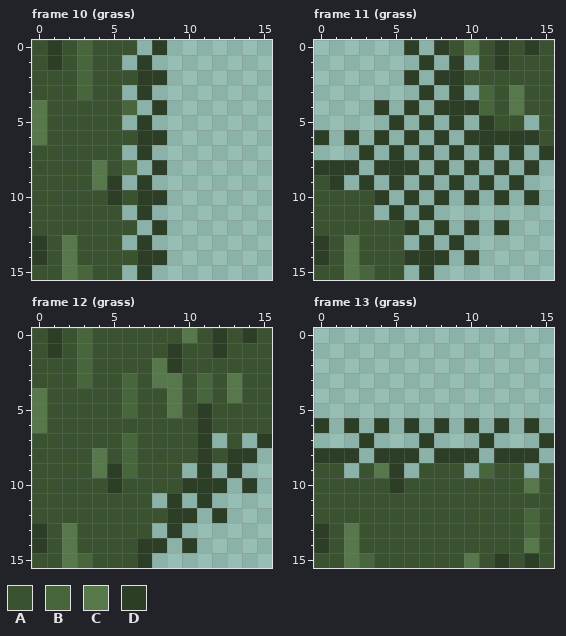
Two versions of one pixel-art file, assets/tiles/terrain.aseprite. This is how it looked before the edit.
16x16 pixels, 80 frames. Colours within 5 levels of each other are drawn and written as one. Shown: frame 10 (grass), frame 11 (grass), frame 12 (grass), frame 13 (grass). The commit also changed other frames, which this record leaves out.
Palette (. is transparent): A #3a5230  B #48663c  C #56784a  D #2c3e26
Pixels before, frame 10 (grass), first column x 0:
 0 ADABAAA.D
 1 ADABAA.D.
 2 AAABAAADD
 3 AAABAA.D.
 4 CAAAAAB.D
 5 CAAAAA.D.
 6 CAAAAAADD
 7 AAAAAA.D.
 8 AAAACAB.D
 9 AAAACD.D.
10 AAAAADADD
11 AAAAAA.D.
12 AAAAAAA.D
13 DACAAA.D.
14 DACAAAADD
15 AACBAA.D.
Pixels before, frame 11 (grass), first column x 0:
 0 ......D.DACADADA
 1 .......D.D.ADAAA
 2 ......D.DDAAAAAA
 3 .......D.D.BACAA
 4 ....D.D.DDDBACAA
 5 .....D.D.D.DAA.A
 6 D.D.D.D.D.DDDDDA
 7 ...D.D.D.D.D.D.D
 8 DDD.DDD.D.D.D.D.
 9 AD.D.D.D.D.D.D..
10 AAAAD.D.D.D.D.D.
11 AAAA.D.D........
12 AAAAAAD.D.D.D...
13 DACAAA.D.D......
14 DACAAADDD.D.....
15 AACBAA.D........
Pixels before, frame 12 (grass), first column x 0:
 0 ADABAAAAAACADADA
 1 ADABAAAAADAADAAA
 2 AAABAAAACDAAAAAA
 3 AAABAABACCABACAA
 4 CAAAAABAACABACAA
 5 CAAAAABAACADAAAA
 6 CAAAAAAAAAADAAAA
 7 AAAAAABAAAAD.A.D
 8 AAAACABAAAADADD.
 9 AAAACDBAAA.D.D..
10 AAAAADAAAADDD.D.
11 AAAAAAAA.D.D....
12 AAAAAAAAADD.D...
13 DACAAAAA.D......
14 DACAAAADD.D.....
15 AACBAAAD........
Pixels before, frame 13 (grass), first column x 0:
 6 D.D.D.D.D.D.D.D.
 7 ...D...D...D...D
 8 DDD.DDD.DDD.DDD.
 9 AA.ACD.AAA.BAA.A
10 AAAAADAAAAAAAACA
11 AAAAAAAAAAAAAAAA
12 AAAAAAAAAAAAAABA
13 DACAAAAAAAAAAABA
14 DACAAAAAAAAAAACA
15 AACBAAAAAACADADA
Now the later version:
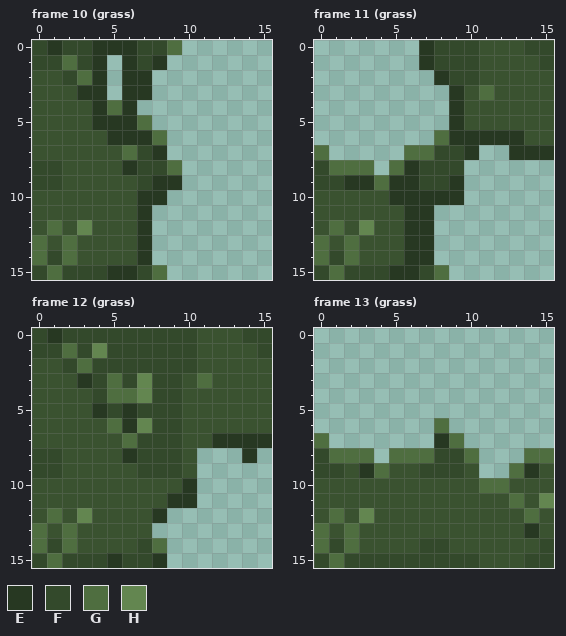
Colours new in this view: E #273822  F #33492b  G #4f6e40  H #638650
From old to new:
Changed rows in their new state; - is an unchanged pixel.
Frame 10 (grass):
first column x 0:
 0 FEFFEEEFFG
 1 FFGFE.EFE-
 2 --FGE.EE.-
 3 ---EE.EE--
 4 A---EGE-.-
 5 A---EEEG--
 6 A----EEEG-
 7 ------GFE-
 8 FF--A-EFFG
 9 FF--AAAFEE
10 -----A-EE-
11 ------AE--
12 -G-H---E.-
13 G-G---AE--
14 GFG----E.-
15 FGFFFEEFG-
Frame 11 (grass):
first column x 0:
 0 ------.EFFF-A-FF
 1 -------EFFF-A--F
 2 ------.-EFF-----
 3 -------.-EAG-A--
 4 ----.-.-.EAA-A--
 5 -----.-.-EAA--A-
 6 .-.-.-.-GEEEEEA-
 7 G--.-.GGFFE.-EEE
 8 FGGG.GEFFF.-.-.-
 9 FFEEGEEFFE-.-.--
10 ----AEEEEE.-.-.-
11 ----AAEE--------
12 -G-H--EE.-.-.---
13 G-G---EE-.------
14 GFG---EE.-.-----
15 FGFFFEEFG-------
Frame 12 (grass):
first column x 0:
 0 FEFFFFFFFFF-A-FF
 1 FFGFHFFFFFF-A--F
 2 --FGFFFFFFF-----
 3 ---EFGFHFF-G-A--
 4 A---FGGHFF-A-A--
 5 A---EFEFFF-A----
 6 A----GEHFF-A----
 7 ------GFFF-AEEEE
 8 FF--A-EFFF-...E-
 9 FF--AAAFFFA.-.--
10 -----A----E..-.-
11 --------AEE.----
12 -G-H----E..-.---
13 G-G------.------
14 GFG----FG-.-----
15 FGFFFEFFE-------
Frame 13 (grass):
first column x 0:
 6 .-.-.-.-G-.-.-.-
 7 G--.---.EG-.---.
 8 FGGG.GGGFFG-..GG
 9 FFAEGAAFFFA..GE-
10 -----A-----GG-A-
11 -------------G-H
12 -G-H----------G-
13 G-G-----------E-
14 GFG----FF-----AF
15 FGFFFFFFFFF-A-FF
Changed places in both pictures, as pixel boxes (x1, y1, x2, y2):
changed: (32, 40, 182, 280)
changed: (314, 40, 554, 280)
changed: (32, 328, 272, 568)
changed: (314, 418, 554, 568)
